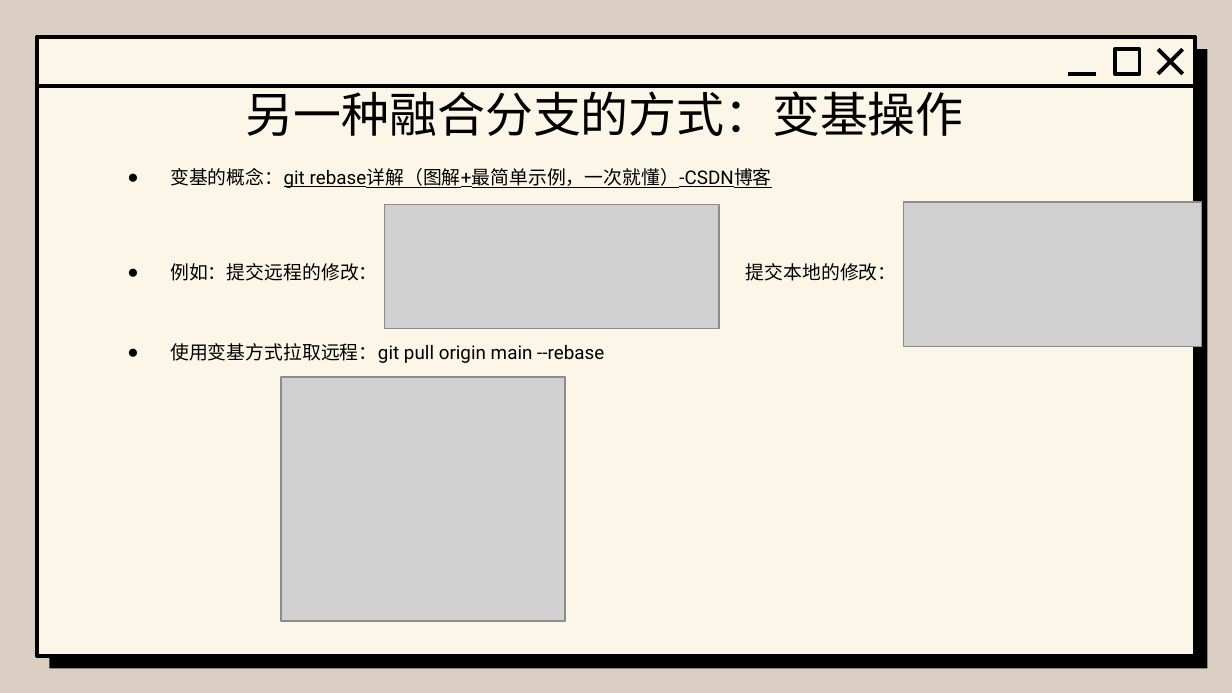
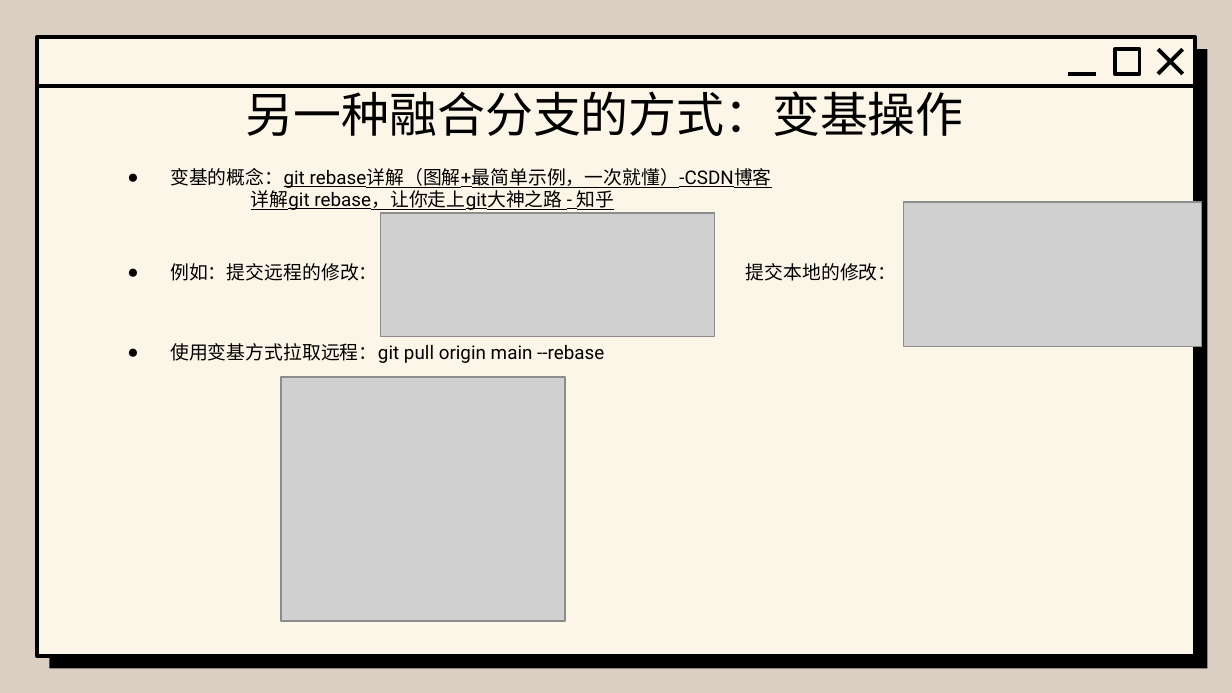
Before and after one commit to Labbbbbbbbb/ZytLovesWorking, a slide deck: slide 27 of EC_resources/tutorial/Git.pptx. Drawn at 1232x693 pixels with LibreOffice and Linux fonts; fonts in the diff are those of the drawing; grey boxes stand for pictures; background and template pictures are left out. Boxes give left, top, right and bottom in pixels: in the first picture for what was removed or moved away, otherwise in the second. Text is boxed around its words. In the diff, an @@ line names an element or a change of style, - is before the commit and + after.

```diff
--- a/EC_resources/tutorial/Git.pptx
+++ b/EC_resources/tutorial/Git.pptx
@@ text at (x1=251, y1=187, x2=615, y2=210): paragraph added @@
+详解git rebase，让你走上git大神之路 - 知乎
@@ picture moved from (x1=384, y1=205, x2=718, y2=328) to (x1=381, y1=213, x2=715, y2=336) @@
```
Also in this commit, not shown: 1 other slide changed, 2 other files.
